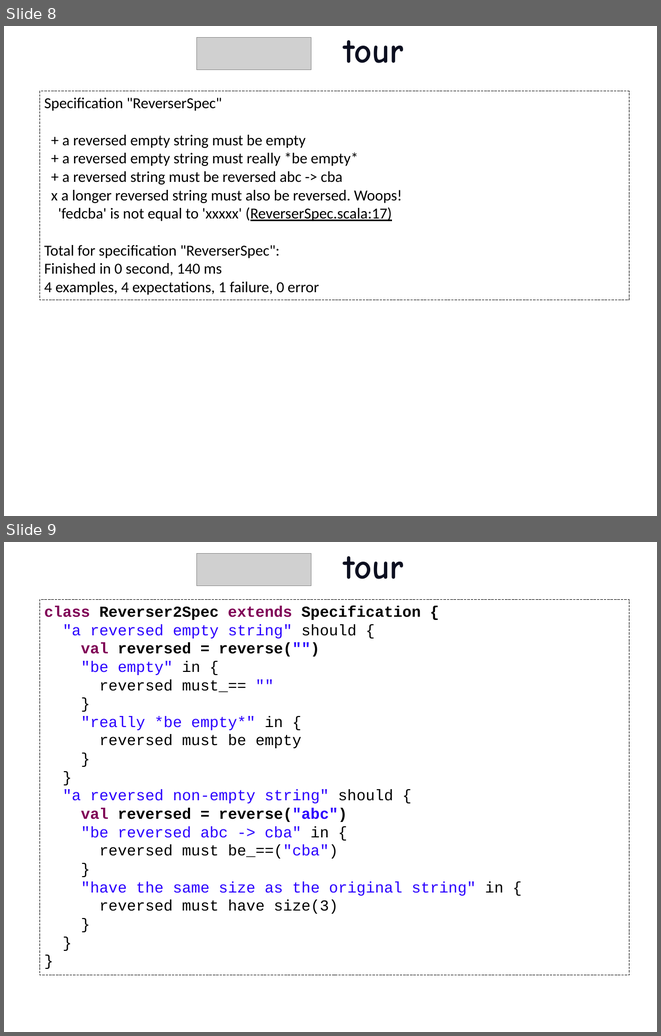
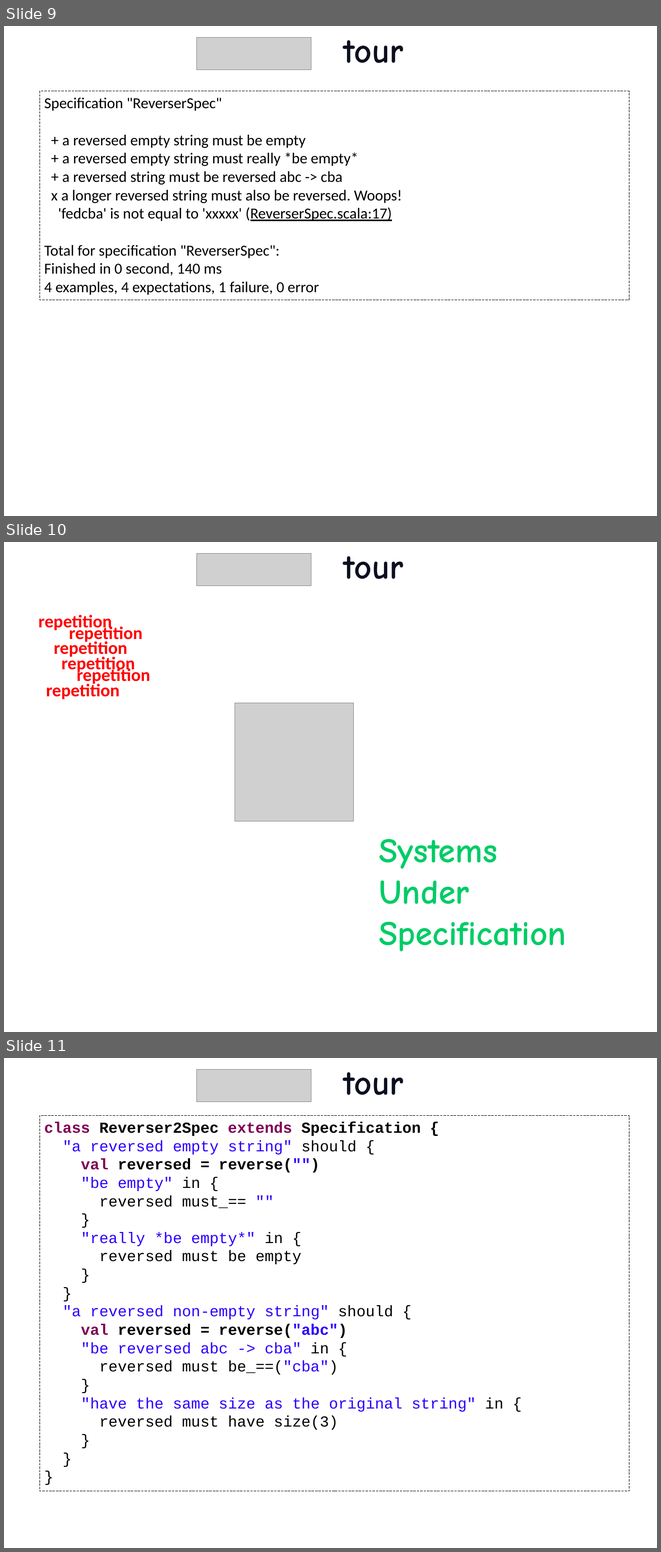
Before and after one commit to etorreborre/oscon-2010, a slide deck: src/main/resources/oscon_2010_specs.pptx. Shown one above the other, each under a label of ours: slides 8 and 9 before the commit, slides 9, 10 and 11 after it. The pictures are 661x1036 and 661x1552 pixels, drawn with LibreOffice and Linux fonts; fonts in the diff are those of the drawing; grey boxes stand for pictures; background and template pictures are left out. Boxes give left, top, right and bottom in pixels: in the first picture for what was removed or moved away, otherwise in the second. Text is boxed around its words. In the diff, an @@ line names an element or a change of style, - is before the commit and + after.

Commit message:
added more slides to introduce the specs tour slides

```diff
--- a/src/main/resources/oscon_2010_specs.pptx
+++ b/src/main/resources/oscon_2010_specs.pptx
@@ slide 10 added at (4,542,657,1032), background picture (left out) @@
@@ picture added at (196,554,311,585) @@
@@ title added at (344,556,404,579), 54 pt, text #0C0F20, bold @@
+tour
@@ text added at (38,615,112,632), 28 pt, text #FF0000, bold @@
+repetition
@@ text added at (69,624,143,643), 28 pt, text #FF0000, bold @@
+repetition
@@ text added at (54,640,127,659), 28 pt, text #FF0000, bold @@
+repetition
@@ text added at (61,655,135,674), 28 pt, text #FF0000, bold @@
+repetition
@@ text added at (77,666,150,685), 28 pt, text #FF0000, bold @@
+repetition
@@ text added at (46,681,120,699), 28 pt, text #FF0000, bold @@
+repetition
@@ picture added at (235,703,353,821) @@
@@ text added at (379,839,566,951), 54 pt, text #00CC66, bold @@
+Systems
+Under
+Specification
@@ what was slide 8 is now slide 9 @@
@@ what was slide 9 is now slide 11 @@
```
Also in this commit, not shown: 2 slides changed, 2 other slides added, 1 other file.
